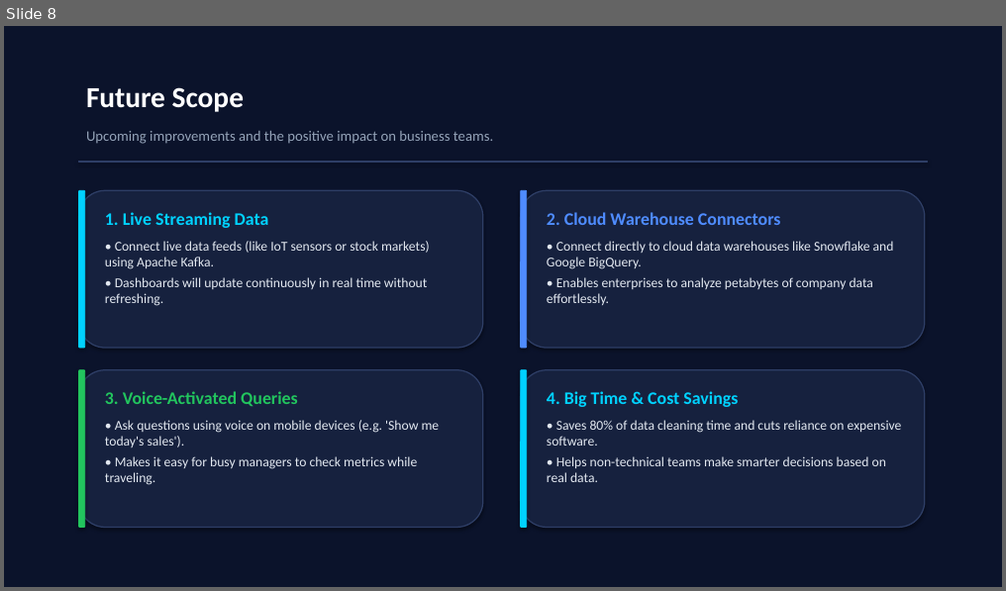
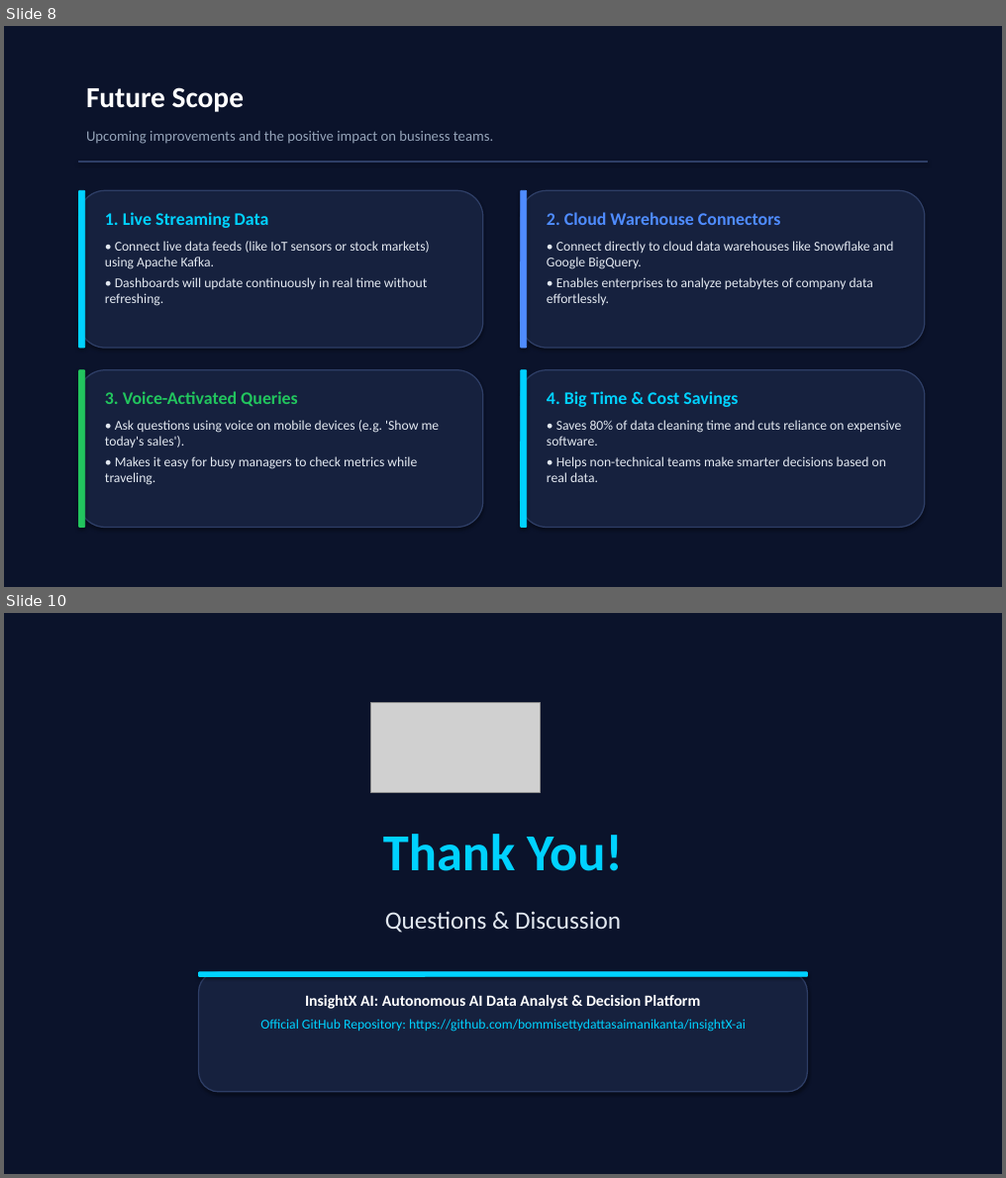
Before and after one commit to bommisettydattasaimanikanta/insightX-ai, a slide deck: InsightX_AI_Project_Presentation.pptx. Shown one above the other, each under a label of ours: slide 8 before the commit, slides 8 and 10 after it; the slides between them are not shown. The pictures are 1006x591 and 1006x1178 pixels, drawn with LibreOffice and Linux fonts; fonts in the diff are those of the drawing; grey boxes stand for pictures. Boxes give left, top, right and bottom in pixels: in the first picture for what was removed or moved away, otherwise in the second. Text is boxed around its words. In the diff, an @@ line names an element or a change of style, - is before the commit and + after.

Commit message:
docs: update presentation to 10 slides with dedicated Project Conclusion on slide 9 and clean Thank You on slide 10

```diff
--- a/InsightX_AI_Project_Presentation.pptx
+++ b/InsightX_AI_Project_Presentation.pptx
@@ slide 10 added at [4,613,1002,1174], background #FFFFFF @@
@@ rectangle added at [4,613,1002,1174], fill #0B132B, outline #0B132B 0.75 pt @@
@@ picture added at [371,703,540,792] @@
@@ text added at [383,834,622,871], 50 pt, text #00D2FF, bold @@
+Thank You!
@@ text added at [385,911,621,933], 24 pt, text #E2E8F0 @@
+Questions & Discussion
@@ rounded rectangle added at [199,972,807,1092], fill #16213E, outline #2E3E66 1.2 pt @@
@@ rounded rectangle added at [199,972,807,977], fill #00D2FF, outline #00D2FF 0.75 pt @@
@@ text added at [260,995,746,1032], 13 pt, text #00D2FF @@
+InsightX AI: Autonomous AI Data Analyst & Decision Platform
+Official GitHub Repository: https://github.com/bommisettydattasaimanikanta/insightX-ai
```
Also in this commit, not shown: 1 other slide added, 1 slide removed, 2 other files.
